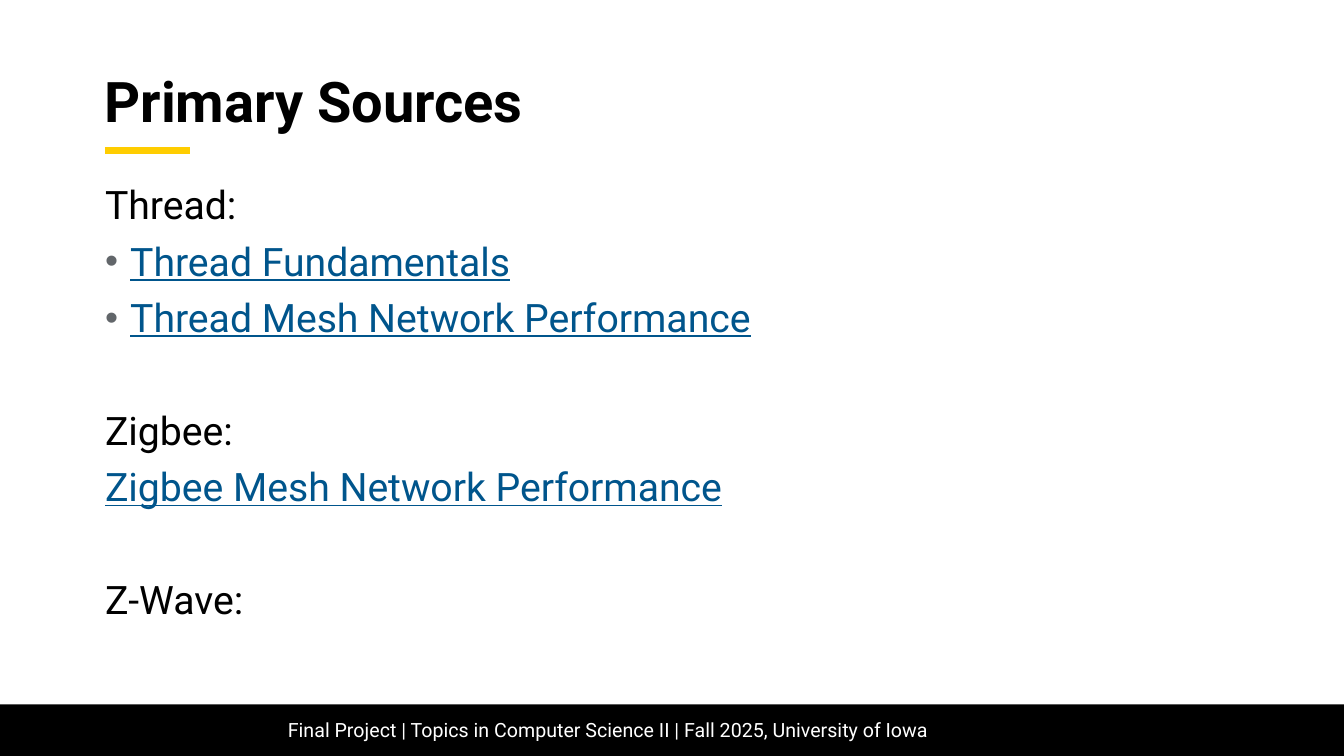
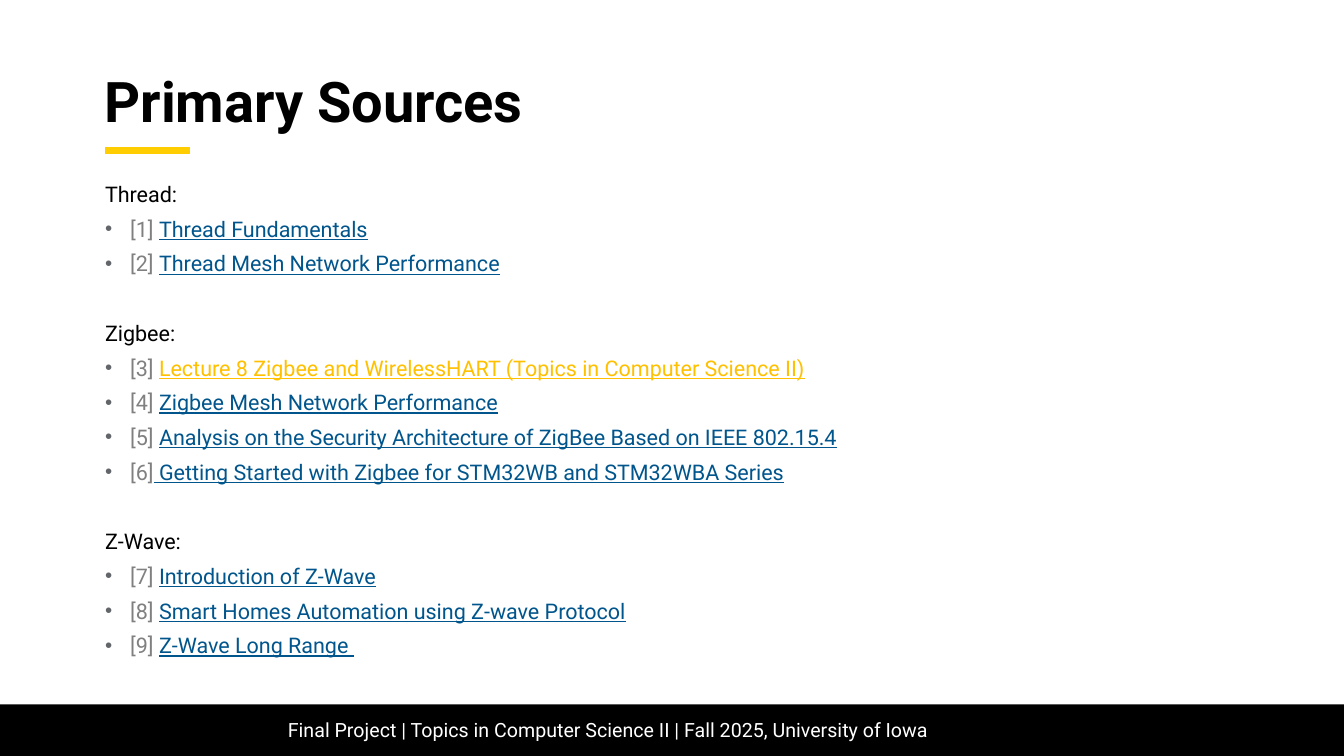
Before and after one commit to mattnkrueger/cs-4980--real-time-cyber-physical-systems, a slide deck: slide 64 of project/final_project-comparison_of_thread_zigbee_and_zwave_for_home_automation.pptx (slide 51 before the commit). Drawn at 1344x756 pixels with LibreOffice and Linux fonts; fonts in the diff are those of the drawing; background and template pictures are left out. Boxes give left, top, right and bottom in pixels: in the first picture for what was removed or moved away, otherwise in the second. Text is boxed around its words. In the diff, an @@ line names an element or a change of style, - is before the commit and + after.

```diff
--- a/project/final_project-comparison_of_thread_zigbee_and_zwave_for_home_automation.pptx
+++ b/project/final_project-comparison_of_thread_zigbee_and_zwave_for_home_automation.pptx
@@ text at [105, 186, 181, 550]: size 28 to 15.4 pt in "Thread:", "Zigbee:", "Z-Wave:"; line spacing 0.9 to 0.8 @@
@@ text at [130, 219, 499, 275]: text changed; size 28 to 15.4 pt @@
-• Thread Fundamentals
-• Thread Mesh Network Performance
+• [1] Thread Fundamentals
+• [2] Thread Mesh Network Performance
@@ text at [130, 358, 837, 485]: text changed; size 28 to 15.4 pt @@
-Zigbee Mesh Network Performance
+• [3] Lecture 8 Zigbee and WirelessHART (Topics in Computer Science II)
+• [4] Zigbee Mesh Network Performance
+• [5] Analysis on the Security Architecture of ZigBee Based on IEEE 802.15.4
+• [6] Getting Started with Zigbee for STM32WB and STM32WBA Series
@@ text at [130, 566, 626, 658]: paragraphs added @@
+• [7] Introduction of Z-Wave
+• [8] Smart Homes Automation using Z-wave Protocol
+• [9] Z-Wave Long Range
```
Also in this commit, not shown: 31 other slides changed, 20 slides added, 7 slides removed, 2 other files.
